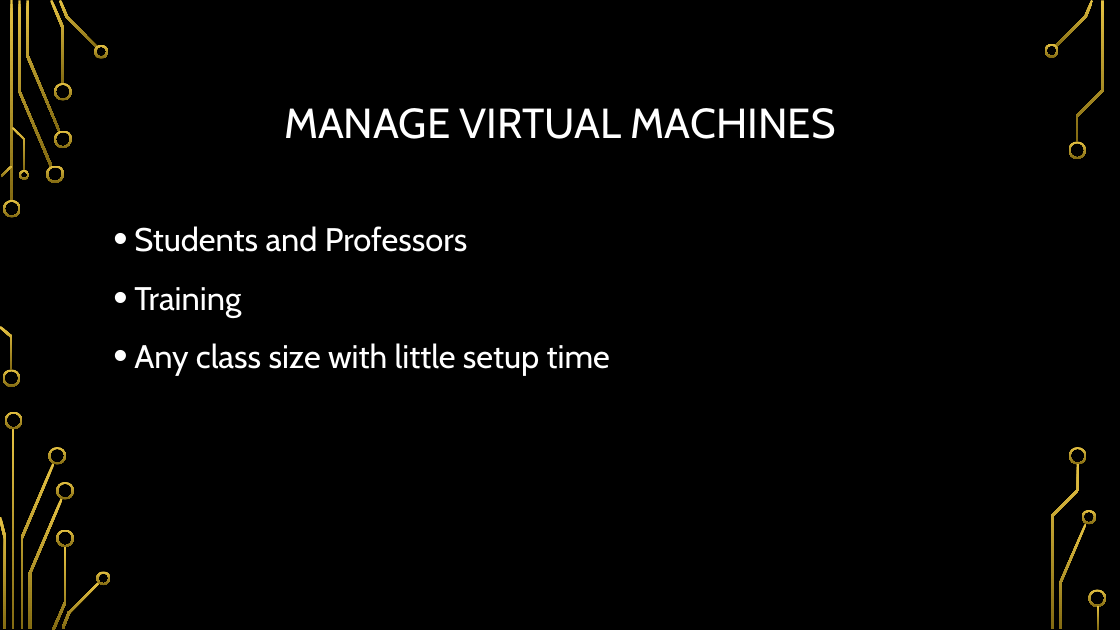
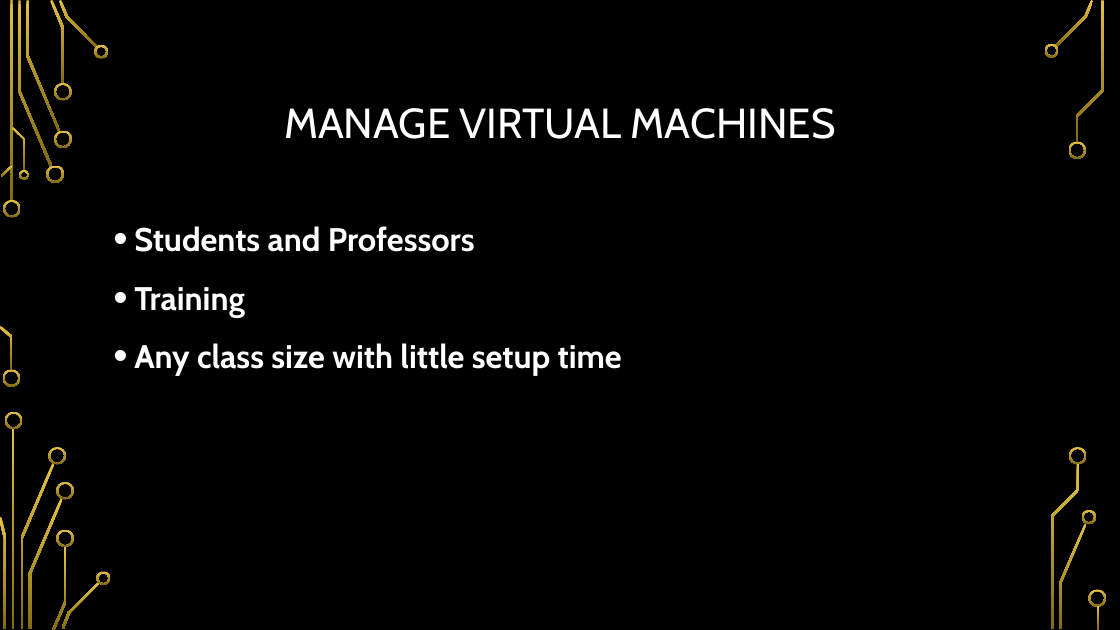
Before and after one commit to so87/Security-Lab-Manager, a slide deck: slide 5 of documentation/presentation.pptx. Drawn at 1120x630 pixels with LibreOffice and Linux fonts; fonts in the diff are those of the drawing; background and template pictures are left out. Boxes give left, top, right and bottom in pixels: in the first picture for what was removed or moved away, otherwise in the second. Text is boxed around its words. In the diff, an @@ line names an element or a change of style, - is before the commit and + after.

```diff
--- a/documentation/presentation.pptx
+++ b/documentation/presentation.pptx
@@ text "Students and Professors" at (x1=134, y1=226, x2=622, y2=376): bold on @@
```
Also in this commit, not shown: 12 other slides changed, 1 slide added.
